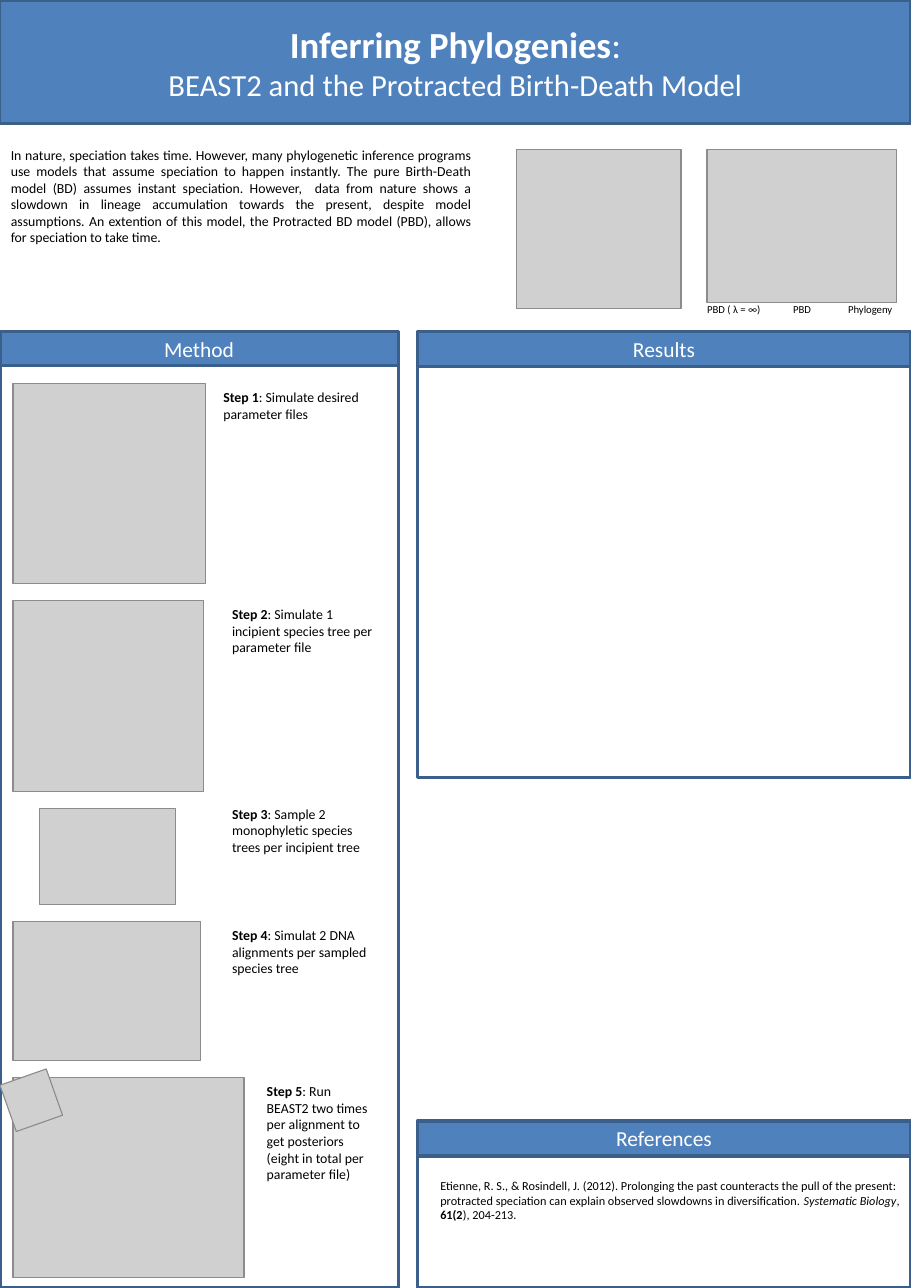
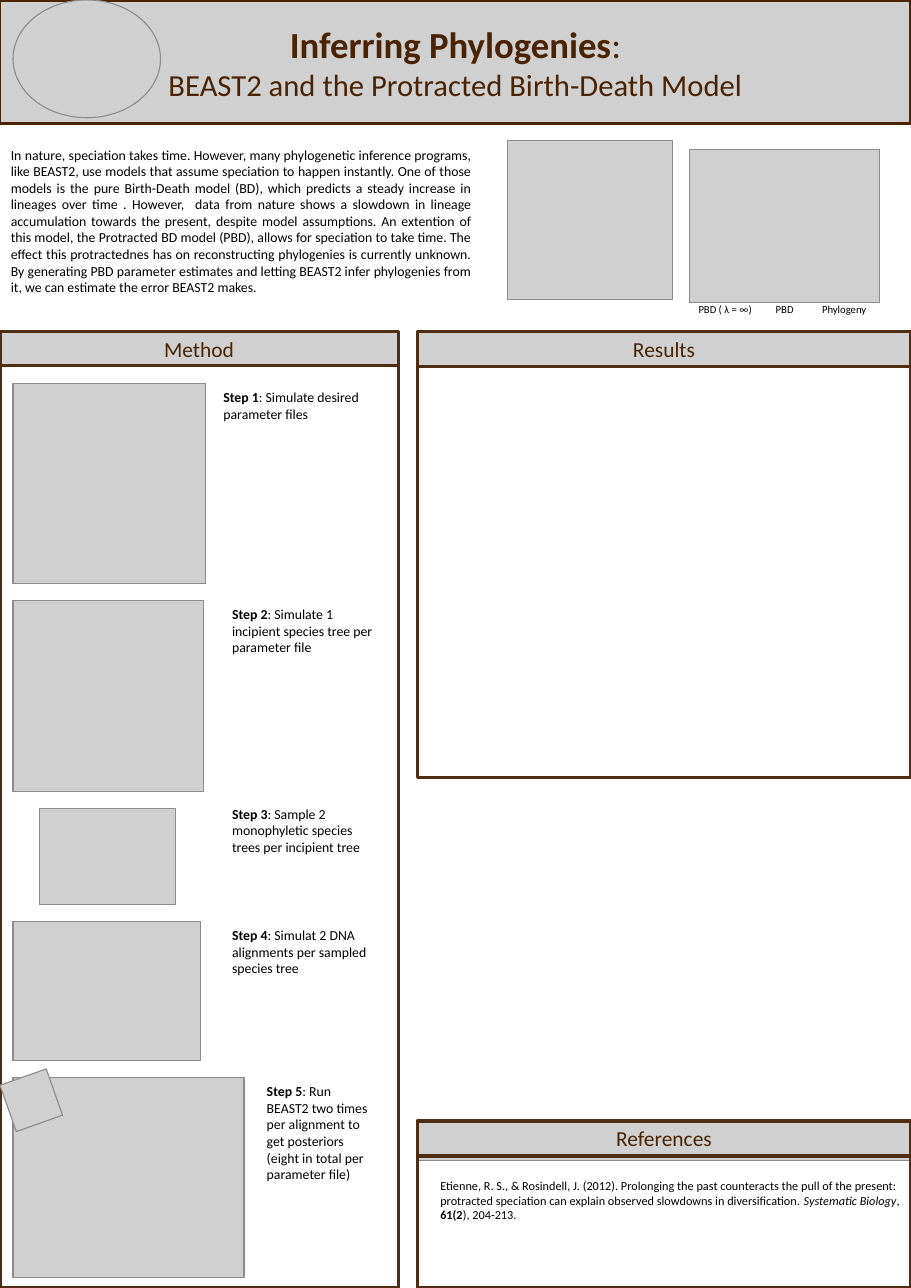
Before and after one commit to richelbilderbeek/Cer2016, a slide deck: slide 1 of doc/Poster_Poging3.pptx. Drawn at 911x1288 pixels with LibreOffice and Linux fonts; fonts in the diff are those of the drawing; grey boxes stand for pictures. Boxes give left, top, right and bottom in pixels: in the first picture for what was removed or moved away, otherwise in the second. Text is boxed around its words. In the diff, an @@ line names an element or a change of style, - is before the commit and + after.

Commit message:
Posterupdate

```diff
--- a/doc/Poster_Poging3.pptx
+++ b/doc/Poster_Poging3.pptx
@@ rectangle "Inferring Phylogenies:" at (0, 0, 911, 123): text colour #FFFFFF to #492303; fill #4F81BD to none; outline #3A5F8C 2 pt to #492303 2 pt @@
@@ picture added at (0, 0, 911, 123) @@
@@ picture added at (13, 0, 161, 118) @@
@@ picture: place and size @@
-picture at (517, 150, 682, 308)
+picture at (508, 141, 673, 300)
@@ text at (11, 150, 471, 294): text changed @@
-In nature, speciation takes time. However, many phylogenetic inference programs use models that assume speciation to happen instantly. The pure Birth-Death model (BD) assumes instant speciation. However, data from nature shows a slowdown in lineage accumulation towards the present, despite model assumptions. An extention of this model, the Protracted BD model (PBD), allows for speciation to take time.
+In nature, speciation takes time. However, many phylogenetic inference programs, like BEAST2, use models that assume speciation to happen instantly. One of those models is the pure Birth-Death model (BD), which predicts a steady increase in lineages over time . However, data from nature shows a slowdown in lineage accumulation towards the present, despite model assumptions. An extention of this model, the Protracted BD model (PBD), allows for speciation to take time. The effect this protractednes has on reconstructing phylogenies is currently unknown. By generating PBD parameter estimates and letting BEAST2 infer phylogenies from it, we can estimate the error BEAST2 makes.
@@ picture: place and size @@
-picture at (707, 150, 897, 303)
+picture at (690, 150, 879, 303)
@@ text "PBD ( λ = ∞)": place and size @@
-text "PBD ( λ = ∞)" at (707, 305, 738, 313)
+text "PBD ( λ = ∞)" at (699, 305, 729, 313)
@@ text "PBD": place and size @@
-text "PBD" at (793, 306, 811, 313)
+text "PBD" at (776, 306, 794, 313)
@@ text "Phylogeny": place and size @@
-text "Phylogeny" at (848, 305, 892, 315)
+text "Phylogeny" at (822, 305, 866, 315)
@@ picture added at (0, 332, 399, 366) @@
@@ picture added at (416, 332, 911, 366) @@
@@ picture added at (416, 1121, 911, 1160) @@
@@ text colour #FFFFFF to #492303; fill #4F81BD to none; outline #3A5F8C 2 pt to #4E2D12 2 pt in 3 elements at (0, 332, 398, 366), (417, 332, 911, 366), (417, 1121, 911, 1156) @@
@@ outline #3A5F8C 2 pt to #4E2D12 2 pt in 3 elements at (417, 332, 911, 778), (0, 332, 398, 1288), (417, 1157, 911, 1288) @@
```
